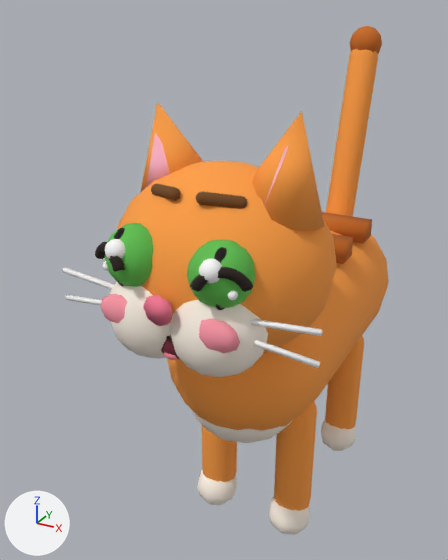
What one commit did to the glTF model models/world/creature-kitty.glb.
Camera for both pictures: a 50 mm camera at (0.411, -1.014, 0.92) aimed at (-0.103, -0.08, 0.452). Arrows for +X, +Y and +Z are at lower left; the lights stay in place. The picture after the commit comes second.
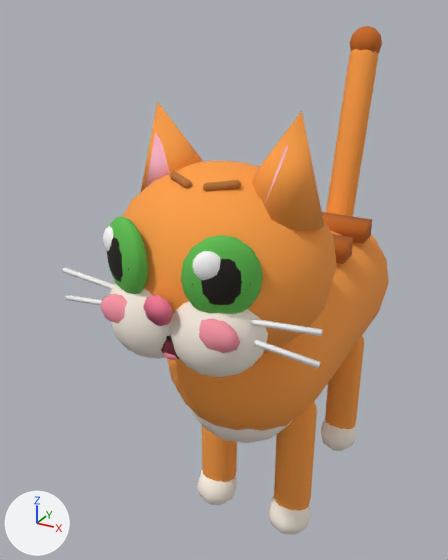
Location of each change, [x1, y1, x2, y2] in pixels of the pictures (448 x 560 px; the box of a moved part takes in the faces that stretch with it):
part 1 of me_mesh_0, added
    after: [203, 180, 241, 191]
part 2 of me_mesh_0, moved or reshaped
    before: [95, 183, 256, 308]
    after: [103, 177, 258, 299]
part 3 of me_mesh_0, recoloured
    before: [103, 239, 248, 310]
    after: [169, 171, 263, 314]

Edits to the bpy script that builds the scene:
```text
Change me_mesh_0:
    used by ob_mesh_0; location = (0.0, 0.0, 0.0)
    remove me_mesh_0.from_pydata(...)  # 3104 vertices, 6028 faces; spans x -0.2..0.2, y -0.447..0.385, z -0.012..0.885
    add me_mesh_0.from_pydata(...)  # 3276 vertices, 6364 faces; spans x -0.2..0.2, y -0.44..0.385, z -0.012..0.885
    me_mesh_0 part 1: the loose piece of 66 vertices spanning x 0.013..0.072, y -0.37..-0.33, z 0.685..0.708 is copied, and the copy is multiplied about its middle by the matrix ((0.748, -0.008, -0.146), (-0.008, 0.758, -0.079), (0.146, 0.079, 0.744)), then moved by (-0.011, 0.021, 0.013); it spans x 0.009..0.054, y -0.344..-0.314, z 0.701..0.717
    me_mesh_0 part 2: 778 vertices moved from x -0.117..0.115, y -0.446..-0.332, z 0.571..0.705 to x -0.117..0.117, y -0.434..-0.314, z 0.561..0.717; 250 vertices removed from x -0.111..0.117, y -0.447..-0.33, z 0.574..0.708; 252 vertices added at x -0.11..0.101, y -0.431..-0.319, z 0.593..0.711
    me_mesh_0 part 3: 846 kept faces spanning x -0.096..0.117, y -0.434..-0.314, z 0.561..0.717 get new vertex colours
    other edits to the shape of me_mesh_0 do not show in these pictures
```
